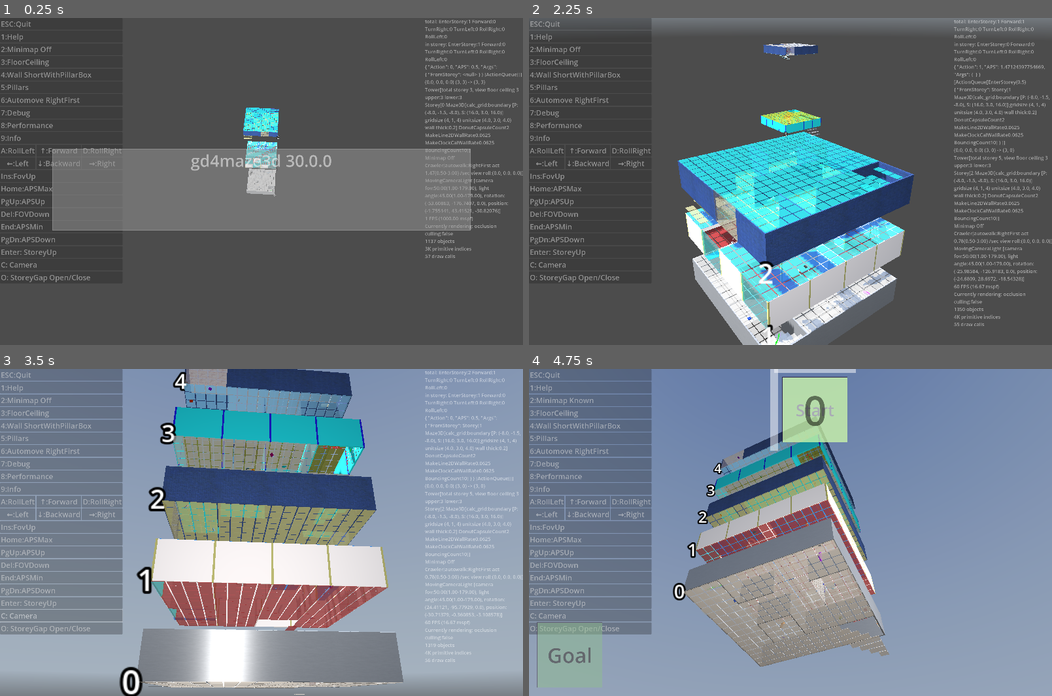
Above: before the commit, frames 1-4 (two rows, left to right).
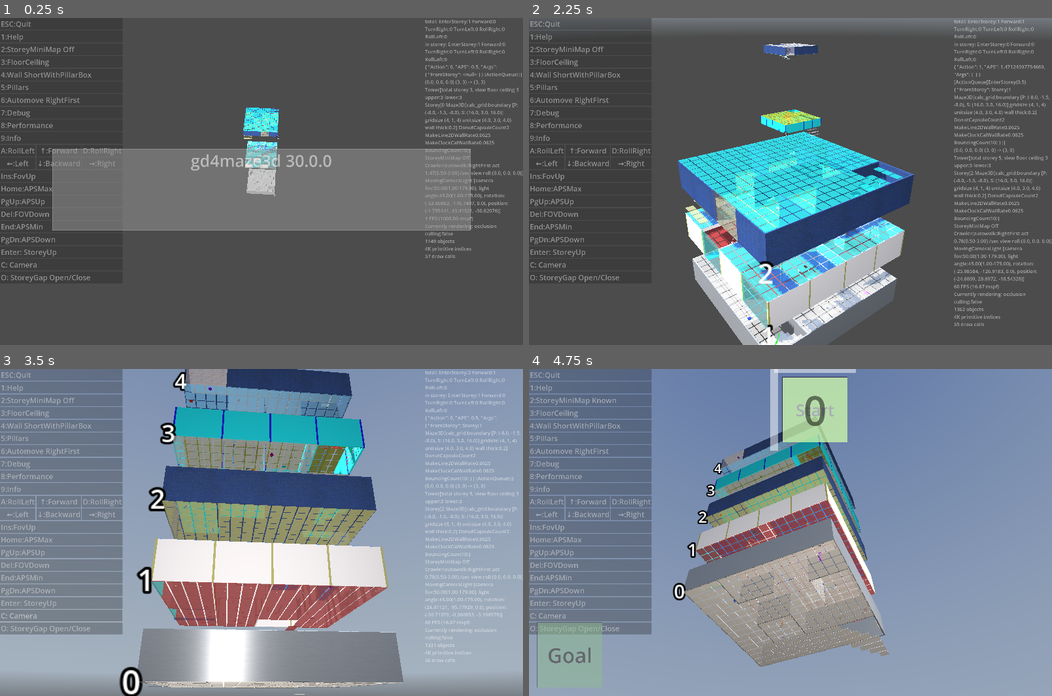
Above: after the commit, the same moments.

Repository: kasworld/gd4maze3d
Game: Godot game, scene res://main.tscn
Same seed, same stepped clock (60 frames per second), same inputs: the game is played once before the commit and once after it. A sky picture missing from this copy of the repository is replaced by a grey-blue gradient.
Inputs (mouse positions are in pixels of both pictures, inside the frame that each line leads up to):
- Up to frame 1 (0.25 s): no input
- Up to frame 2 (2.25 s): click "Enter: StoreyUp" at 0.5 s; click "Enter: StoreyUp" at 1.25 s; tap Enter at 2 s; move the mouse to (905, 165) at 2.02 s; hold Right from 2.03 s (still down); tap Q at 2.1 s; click (905, 165) at 2.17 s
- Up to frame 3 (3.5 s): move the mouse to (156, 548) at 2.77 s; release Right at 2.78 s; hold Down from 2.78 s (still down); tap E at 2.85 s
- Up to frame 4 (4.75 s): move the mouse to (842, 460) at 3.52 s; release Down at 3.53 s; hold Right 3.53-4.28 s; tap 1 at 3.6 s; move the mouse to (764, 597) at 4.27 s; hold Up from 4.28 s (still down); tap 2 at 4.35 s; click (764, 597) at 4.42 s

The runs differ from the first frame. In frame 1, 0.1% of the frame differs, in the area x 1-90%, y 8-72%; in frame 2, 0.1%, in the area x 1-90%, y 8-90%; in frame 3, 0.1%; in frame 4, 0.1%.

Commit message:
update MazeMiniMap

Diff:
--- a/maze_3d/lib/maze2d_helper.gd
+++ b/maze_3d/lib/maze2d_helper.gd
@@ -3,6 +3,9 @@
 var maze :Maze
 var map_scale :float = 20
 var wall_thick :float = 2
+
+func _to_string() -> String:
+	return "Maze2DHelper %s" % maze
 
 func posi_to_mappos(pos :Vector2i) -> Vector2:
 	return pos * map_scale + Vector2(wall_thick,wall_thick)
--- a/maze_3d/lib/wall_lines.gd
+++ b/maze_3d/lib/wall_lines.gd
@@ -6,7 +6,6 @@
 
 var walls : Array[PackedByteArray] # as bool array
 var walllines :PackedVector2Array = [] # for _draw
-
 
 func _to_string() -> String:
 	return "WallLines %s" % maze2d_helper.maze
--- a/maze_3d/maze_mini_map/maze_mini_map.gd
+++ b/maze_3d/maze_mini_map/maze_mini_map.gd
@@ -1,18 +1,20 @@
 extends Node2D
 class_name MazeMiniMap
 
+var maze2d_helper := Maze2DHelper.new()
 var wall_lines_all := WallLines.new()
 
 func _to_string() -> String:
-	return "Minimap %s" % wall_lines_all
+	return "MazeMiniMap %s" % maze2d_helper.maze
 
 func set_maze(mz :Maze) -> void:
-	wall_lines_all.set_maze(mz)
+	maze2d_helper.set_maze(mz)
+	wall_lines_all.set_helper(maze2d_helper)
 
 func update_size(rt :Rect2) -> void:
-	wall_lines_all.update_size(rt)
+	maze2d_helper.update_size(rt)
 	wall_lines_all.make_all_walllines()
 	position = rt.position
 
 func _draw() -> void:
-	draw_multiline(wall_lines_all.walllines,Color(Color.WHITE,0.5),wall_lines_all.wall_thick)
+	draw_multiline(wall_lines_all.walllines, Color(Color.WHITE,0.5), maze2d_helper.wall_thick)
--- a/storey/storey_mini_map/storey_mini_map.gd
+++ b/storey/storey_mini_map/storey_mini_map.gd
@@ -24,7 +24,7 @@
 var wall_lines_known := WallLines.new()
 
 func _to_string() -> String:
-	return "Minimap %s" % [minimapview2str(minimap_mode) ]
+	return "StoreyMiniMap %s" % [minimapview2str(minimap_mode) ]
 
 func init(mz :Maze) -> StoreyMiniMap:
 	maze2d_helper.set_maze(mz)
